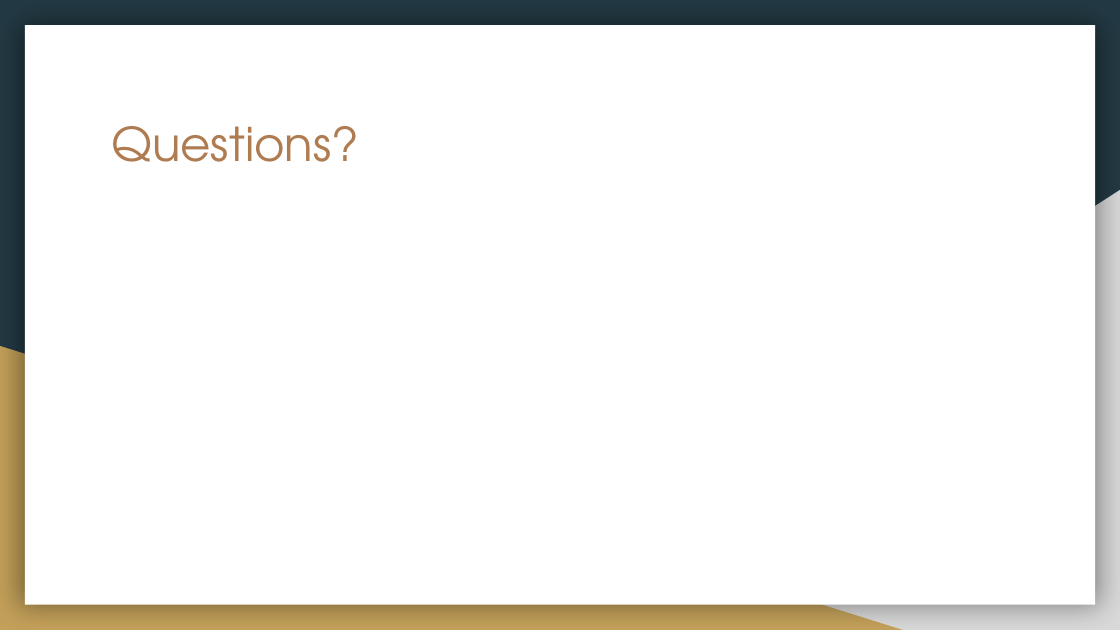
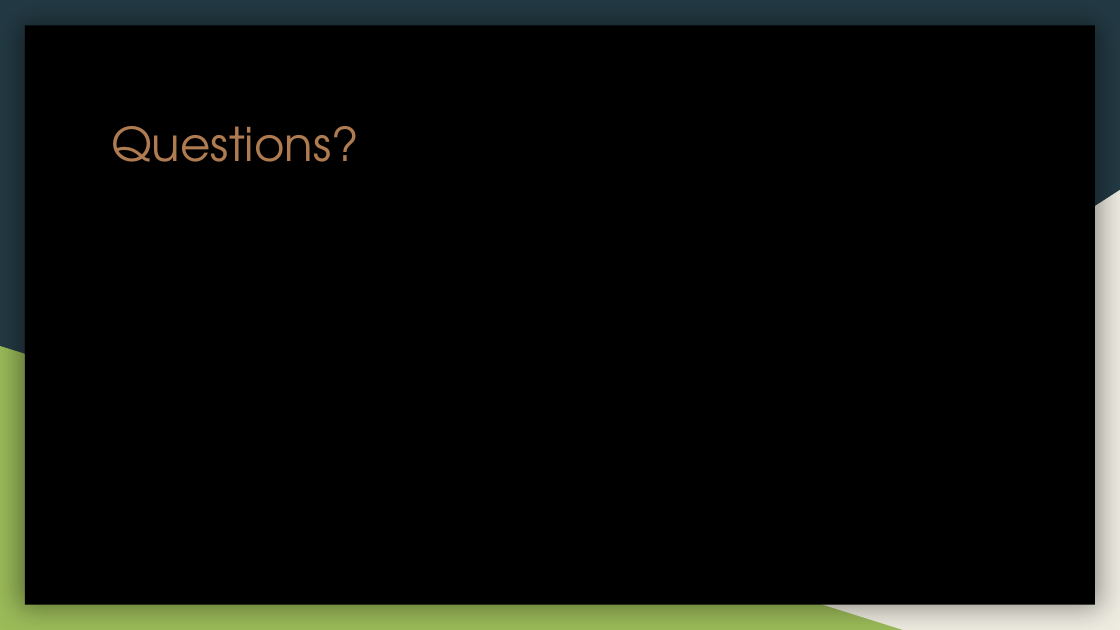
Before and after one commit to UMBCCyberDawgs/meeting-resources, a slide deck: slide 6 of fall-2017/Virtualization and VMs.pptx. Drawn at 1120x630 pixels with LibreOffice and Linux fonts; fonts in the diff are those of the drawing. Boxes give left, top, right and bottom in pixels: in the first picture for what was removed or moved away, otherwise in the second. Text is boxed around its words. In the diff, an @@ line names an element or a change of style, - is before the commit and + after.

```diff
--- a/fall-2017/Virtualization and VMs.pptx
+++ b/fall-2017/Virtualization and VMs.pptx
@@ rectangle at [25,26,1095,605]: fill #FFFFFF to #000000 @@
@@ right triangle at [439,190,1120,630]: fill #D9D9D9 to #EEECE1 @@
@@ right triangle at [0,346,903,630]: fill #C4A15A to #9BBB59 @@
```
Also in this commit, not shown: 8 other slides changed.
